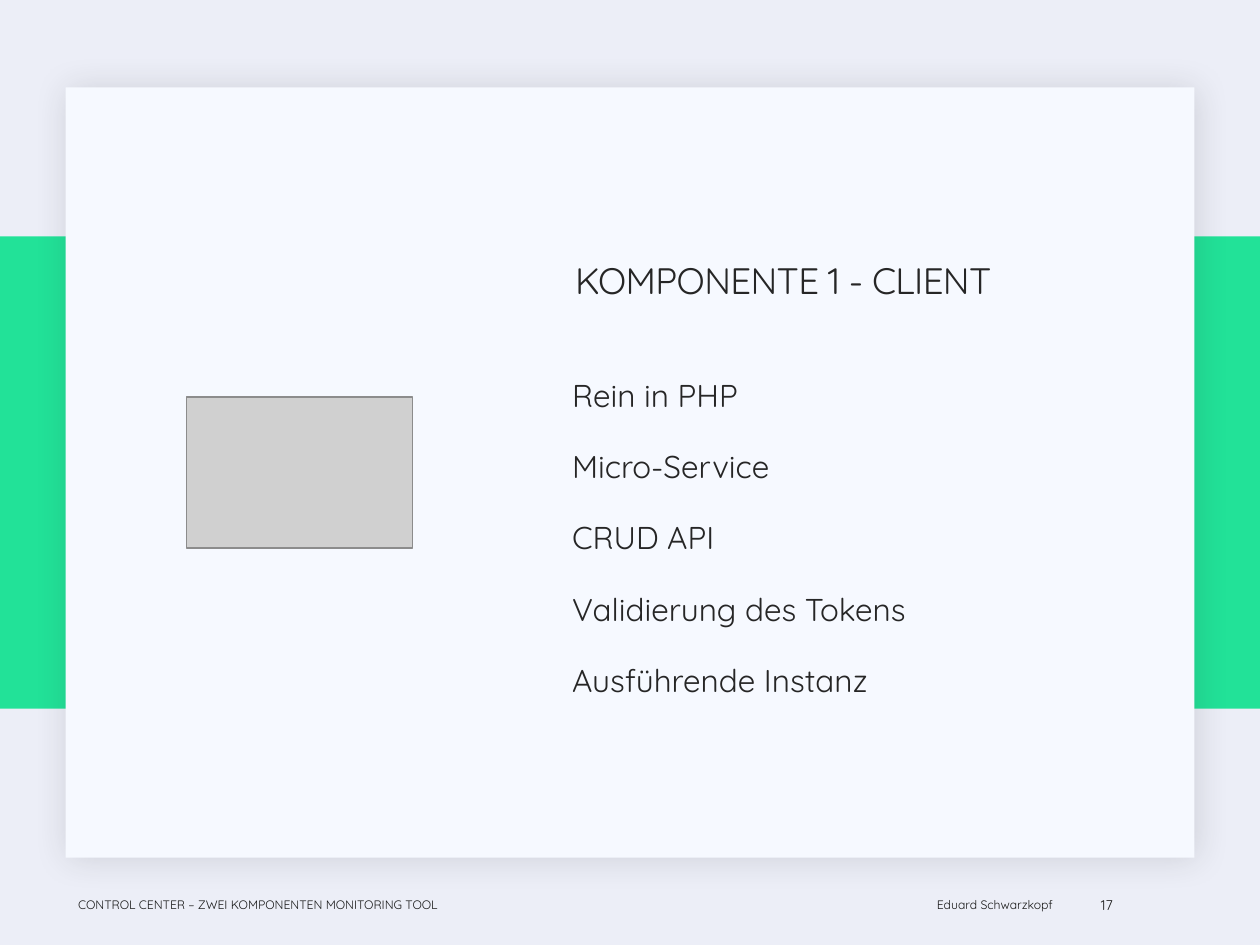
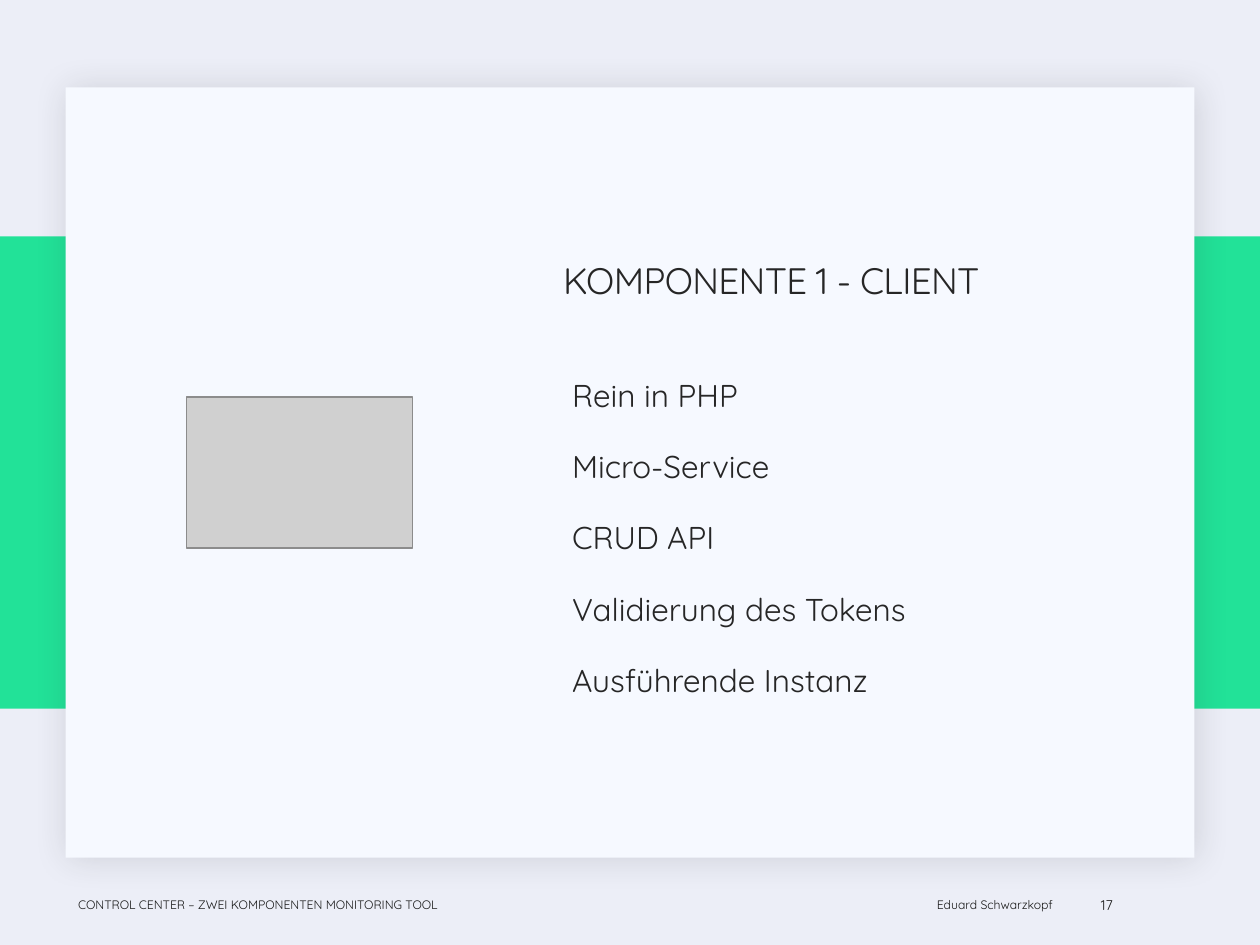
Before and after one commit to EduardSchwarzkopf/Abschlusspr-sentation, a slide deck: slide 17 of Abschluss_präsi.pptx. Drawn at 1260x945 pixels with LibreOffice and Linux fonts; fonts in the diff are those of the drawing; grey boxes stand for pictures; background and template pictures are left out. Boxes give left, top, right and bottom in pixels: in the first picture for what was removed or moved away, otherwise in the second. Text is boxed around its words. In the diff, an @@ line names an element or a change of style, - is before the commit and + after.

```diff
--- a/Abschluss_präsi.pptx
+++ b/Abschluss_präsi.pptx
@@ title "KOMPONENTE 1 - CLIENT": place and size @@
-title "KOMPONENTE 1 - CLIENT" at (575,268,991,295)
+title "KOMPONENTE 1 - CLIENT" at (563,268,979,295)
```
Also in this commit, not shown: 2 other slides changed, 1 slide removed.
